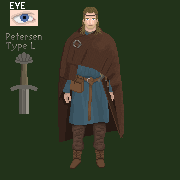
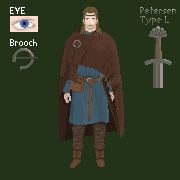
Revision of a layered w=180, h=180 image; what changed, layer by layer:
added layer "Pasted Layer" above "you" over 10, 7, 176, 88
painted on "you" over 6, 2, 114, 114
